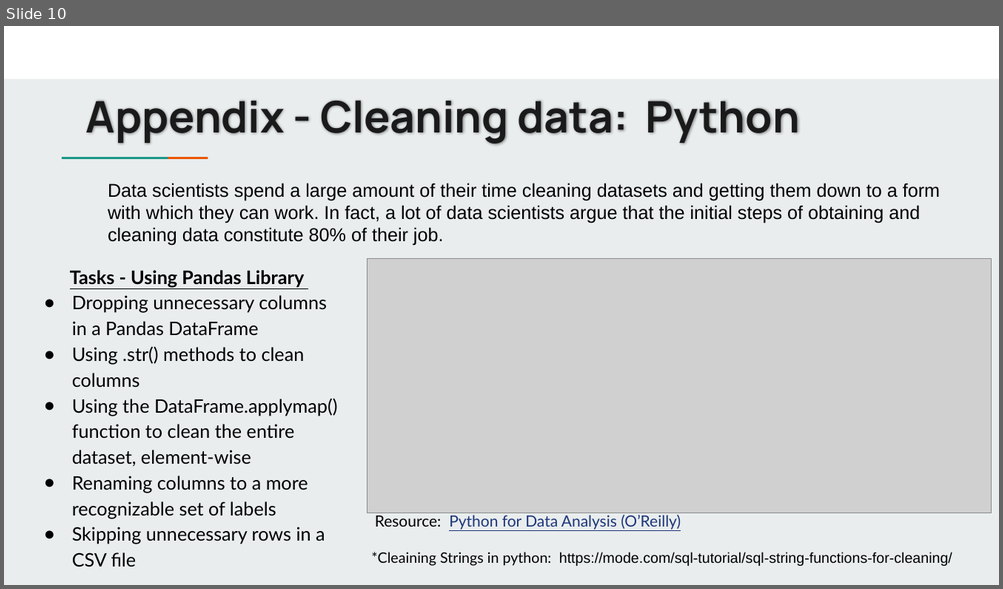
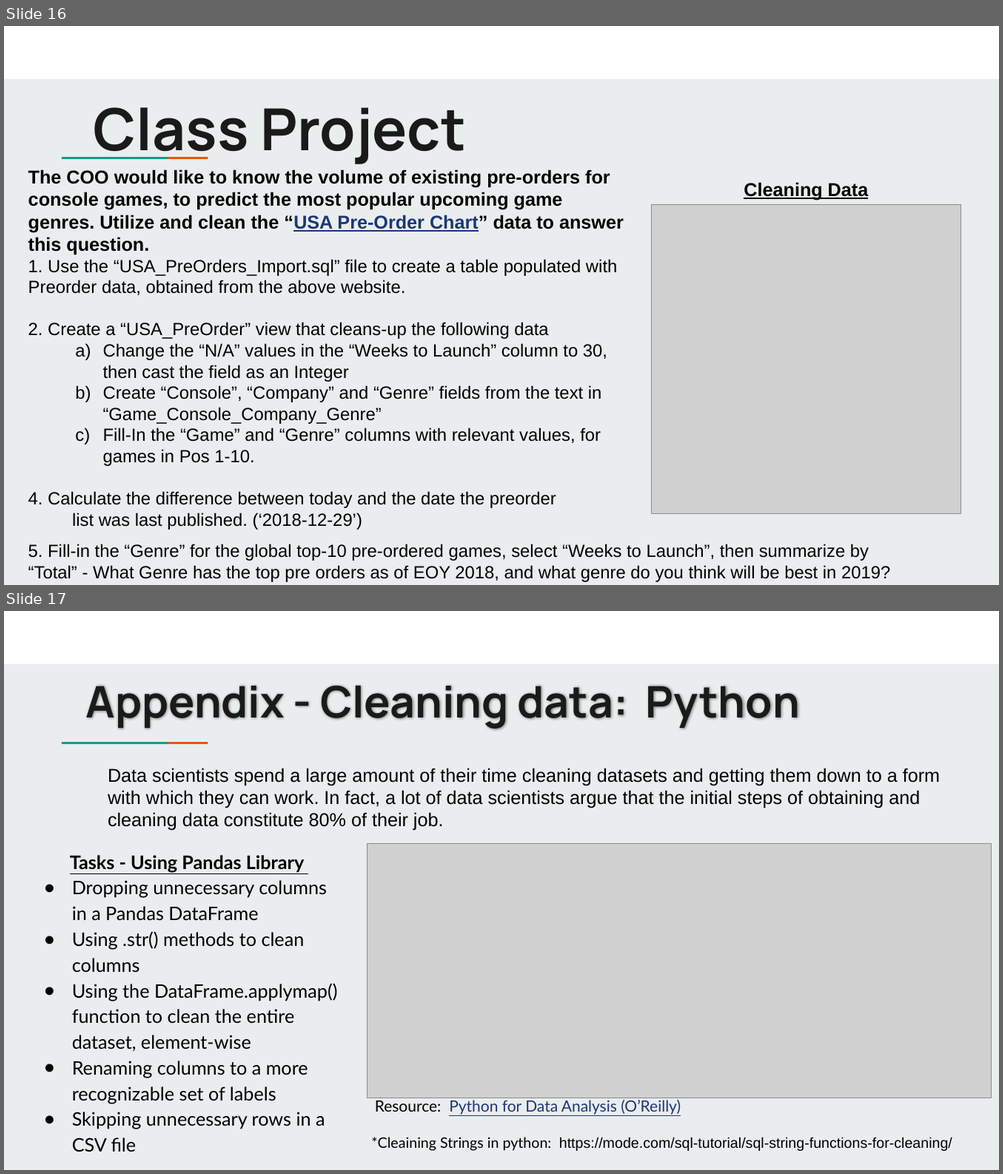
Before and after one commit to jbergmann56/OSDA-DataManipulationAndManagement, a slide deck: Lectures/Cleaning Data Using SQL (5).pptx. Shown one above the other, each under a label of ours: slide 10 before the commit, slides 16 and 17 after it. The pictures are 1003x589 and 1003x1174 pixels, drawn with LibreOffice and Linux fonts; fonts in the diff are those of the drawing; grey boxes stand for pictures. Boxes give left, top, right and bottom in pixels: in the first picture for what was removed or moved away, otherwise in the second. Text is boxed around its words. In the diff, an @@ line names an element or a change of style, - is before the commit and + after.

```diff
--- a/Lectures/Cleaning Data Using SQL (5).pptx
+++ b/Lectures/Cleaning Data Using SQL (5).pptx
@@ slide 16 added at [4,26,999,585], background #E9EDEE; not listed: 3 template elements that a slide beside it also shows @@
@@ title added at [94,107,466,164], 56 pt, text #1A1A1A, bold @@
+Class Project
@@ text added at [28,170,623,530], 17 pt, text #000000 @@
+The COO would like to know the volume of existing pre-orders for console games, to predict the most popular upcoming game genres. Utilize and clean the “USA Pre-Order Chart” data to answer this question.
+1. Use the “USA_PreOrders_Import.sql” file to create a table populated with Preorder data, obtained from the above website.
+2. Create a “USA_PreOrder” view that cleans-up the following data
+a) Change the “N/A” values in the “Weeks to Launch” column to 30, then cast the field as an Integer
+b) Create “Console”, “Company” and “Genre” fields from the text in “Game_Console_Company_Genre”
+c) Fill-In the “Game” and “Genre” columns with relevant values, for games in Pos 1-10.
+4. Calculate the difference between today and the date the preorder list was last published. (‘2018-12-29’)
@@ text added at [743,182,868,200], 18 pt, text #000000, bold, underline @@
+Cleaning Data
@@ picture added at [652,205,961,514] @@
@@ text added at [28,544,890,582], 17 pt, text #000000 @@
+5. Fill-in the “Genre” for the global top-10 pre-ordered games, select “Weeks to Launch”, then summarize by “Total” - What Genre has the top pre orders as of EOY 2018, and what genre do you think will be best in 2019?
@@ what was slide 10 is now slide 17 @@
```
Also in this commit, not shown: 4 slides changed, 9 other slides added, 3 slides removed, 9 other files.
